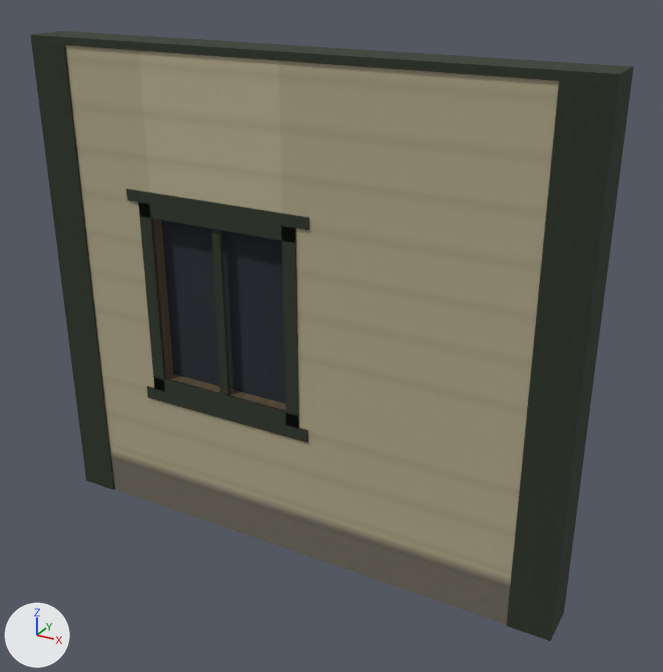
Two versions of the glTF model assets/environments/outdoor/props/house_01_wall_window.glb, one commit apart.
Before and after are seen from a 50 mm lens placed at (2.26, -3.73, 3.18), pointed at (0.17, 0.06, 1.28). The lights are fixed; the arrows at lower left show +X, +Y and +Z. The picture after the commit comes second. Vertices at exactly the same position are counted once.

Objects in the first picture: 'outdoor_house_01_wall_window'.
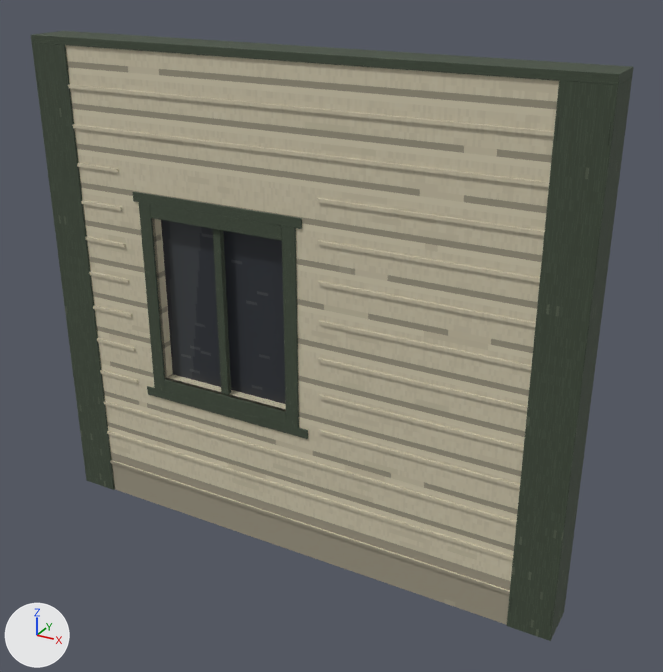
The change, as a list of edits to the scene's bpy script:
```text
Add mat_siding:
    mat_siding = principled_material('siding')
    mat_siding.texture = img_house_01_wall_window
    mat_siding.roughness = 0.87
Add mat_trim:
    mat_trim = principled_material('trim')
    mat_trim.texture = img_house_01_wall_window
    mat_trim.roughness = 0.87
Change me_outdoor_house_01_wall_window:
    remove me_outdoor_house_01_wall_window.from_pydata(...)  # 100 vertices, 180 faces; spans x -1.5..1.5, y -0.12..0.12, z 0.0..2.7
    add me_outdoor_house_01_wall_window.from_pydata(...)  # 568 vertices, 956 faces; spans x -1.5..1.5, y -0.12..0.12, z 0.0..2.7
    me_outdoor_house_01_wall_window part 1: a new loose piece, a box spanning x -1.275..1.275, y -0.12..-0.108, z 0.196..0.214, in mat_siding (picture img_house_01_wall_window)
    me_outdoor_house_01_wall_window part 2: a new loose piece, a box spanning x -1.275..1.275, y -0.12..-0.108, z 0.4..0.418, in mat_siding (picture img_house_01_wall_window)
    me_outdoor_house_01_wall_window part 3: a new loose piece, a box spanning x -1.275..1.275, y -0.12..-0.108, z 0.605..0.623, in mat_siding (picture img_house_01_wall_window)
    me_outdoor_house_01_wall_window part 4: a new loose piece, a box spanning x -1.275..-1.0, y -0.12..-0.108, z 0.809..0.827, in mat_siding (picture img_house_01_wall_window)
    me_outdoor_house_01_wall_window part 5: a new loose piece, a box spanning x 0.2..1.275, y -0.12..-0.108, z 0.809..0.827, in mat_siding (picture img_house_01_wall_window)
    me_outdoor_house_01_wall_window part 6: a new loose piece, a box spanning x -1.275..-1.0, y -0.12..-0.108, z 1.014..1.032, in mat_siding (picture img_house_01_wall_window)
    me_outdoor_house_01_wall_window part 7: a new loose piece, a box spanning x 0.2..1.275, y -0.12..-0.108, z 1.014..1.032, in mat_siding (picture img_house_01_wall_window)
    me_outdoor_house_01_wall_window part 8: a new loose piece, a box spanning x -1.275..-1.0, y -0.12..-0.108, z 1.219..1.237, in mat_siding (picture img_house_01_wall_window)
    me_outdoor_house_01_wall_window part 9: a new loose piece, a box spanning x 0.2..1.275, y -0.12..-0.108, z 1.219..1.237, in mat_siding (picture img_house_01_wall_window)
    me_outdoor_house_01_wall_window part 10: a new loose piece, a box spanning x -1.275..-1.0, y -0.12..-0.108, z 1.423..1.441, in mat_siding (picture img_house_01_wall_window)
    me_outdoor_house_01_wall_window part 11: a new loose piece, a box spanning x 0.2..1.275, y -0.12..-0.108, z 1.423..1.441, in mat_siding (picture img_house_01_wall_window)
    me_outdoor_house_01_wall_window part 12: a new loose piece, a box spanning x -1.275..-1.0, y -0.12..-0.108, z 1.628..1.646, in mat_siding (picture img_house_01_wall_window)
    me_outdoor_house_01_wall_window part 13: a new loose piece, a box spanning x 0.2..1.275, y -0.12..-0.108, z 1.628..1.646, in mat_siding (picture img_house_01_wall_window)
    me_outdoor_house_01_wall_window part 14: a new loose piece, a box spanning x -1.275..-1.0, y -0.12..-0.108, z 1.833..1.851, in mat_siding (picture img_house_01_wall_window)
    me_outdoor_house_01_wall_window part 15: a new loose piece, a box spanning x 0.2..1.275, y -0.12..-0.108, z 1.833..1.851, in mat_siding (picture img_house_01_wall_window)
    me_outdoor_house_01_wall_window part 16: the loose piece of 8 vertices spanning x -0.82..0.02, y -0.04..0.0, z 0.86..1.84 is rebuilt with 8 vertices and now spans x -0.8..0.0, y -0.04..-0.01, z 0.88..1.82, in mat_glass (picture img_house_01_wall_window)
    me_outdoor_house_01_wall_window part 17: the loose piece of 8 vertices spanning x -0.95..0.15, y -0.12..-0.1, z 1.89..1.96 is rebuilt with 24 vertices and now spans x -0.91..0.11, y -0.12..-0.08, z 1.89..1.95, in mat_trim (picture img_house_01_wall_window)
    me_outdoor_house_01_wall_window part 18: 5 vertices moved from x -0.93..1.28, y -0.12..-0.1, z 0.0..2.66 to x -0.93..1.27, y -0.12..-0.08, z 0.0..2.66; 31 vertices removed from x -1.28..1.28, y -0.12..0.11, z 0.0..2.66; 243 vertices added at x -1.5..1.5, y -0.12..0.12, z 0.0..2.7
    me_outdoor_house_01_wall_window part 19: 22 faces spanning x -0.8..1.27, y -0.11..0.11, z 0.0..2.66 switch from mat_outdoor_house_01_wall_window_mat to mat_siding (picture img_house_01_wall_window)
    me_outdoor_house_01_wall_window part 20: 4 faces spanning x -1.27..0.13, y -0.12..0.12, z 0.0..2.66 switch from mat_outdoor_house_01_wall_window_mat to mat_trim (picture img_house_01_wall_window)
    other edits to the shape of me_outdoor_house_01_wall_window do not show in these pictures
    add me_outdoor_house_01_wall_window.materials.append(mat_glass)  # picture img_house_01_wall_window
```

Where the change shows, as pixel boxes (x1, y1, x2, y2) in the pictures (663 x 672 px):
'outdoor_house_01_wall_window', reshaped: before (31, 31, 634, 641); after (31, 31, 633, 641)
part 1 of me_outdoor_house_01_wall_window, added: after (110, 460, 510, 595)
part 2 of me_outdoor_house_01_wall_window, added: after (107, 431, 513, 561)
part 3 of me_outdoor_house_01_wall_window, added: after (104, 401, 517, 525)
part 4 of me_outdoor_house_01_wall_window, added: after (100, 370, 138, 383)
part 5 of me_outdoor_house_01_wall_window, added: after (319, 430, 520, 489)
part 6 of me_outdoor_house_01_wall_window, added: after (97, 338, 135, 351)
part 7 of me_outdoor_house_01_wall_window, added: after (319, 394, 524, 451)
part 8 of me_outdoor_house_01_wall_window, added: after (93, 305, 132, 317)
part 9 of me_outdoor_house_01_wall_window, added: after (318, 358, 528, 411)
part 10 of me_outdoor_house_01_wall_window, added: after (89, 271, 129, 283)
part 11 of me_outdoor_house_01_wall_window, added: after (318, 320, 532, 370)
part 12 of me_outdoor_house_01_wall_window, added: after (85, 236, 126, 247)
part 13 of me_outdoor_house_01_wall_window, added: after (318, 281, 536, 327)
part 14 of me_outdoor_house_01_wall_window, added: after (81, 200, 122, 211)
part 15 of me_outdoor_house_01_wall_window, added: after (318, 240, 540, 283)
part 16 of me_outdoor_house_01_wall_window, rebuilt: before (162, 220, 285, 403); after (161, 220, 285, 404)
part 17 of me_outdoor_house_01_wall_window, rebuilt (7% narrower, 10% shorter): before (126, 189, 309, 230); after (132, 192, 302, 229)
part 18 of me_outdoor_house_01_wall_window, built on: before (65, 45, 308, 510); after (31, 31, 633, 641)
part 19 of me_outdoor_house_01_wall_window, recoloured: (139, 51, 559, 625) in both
part 20 of me_outdoor_house_01_wall_window, recoloured: (64, 45, 219, 489) in both
